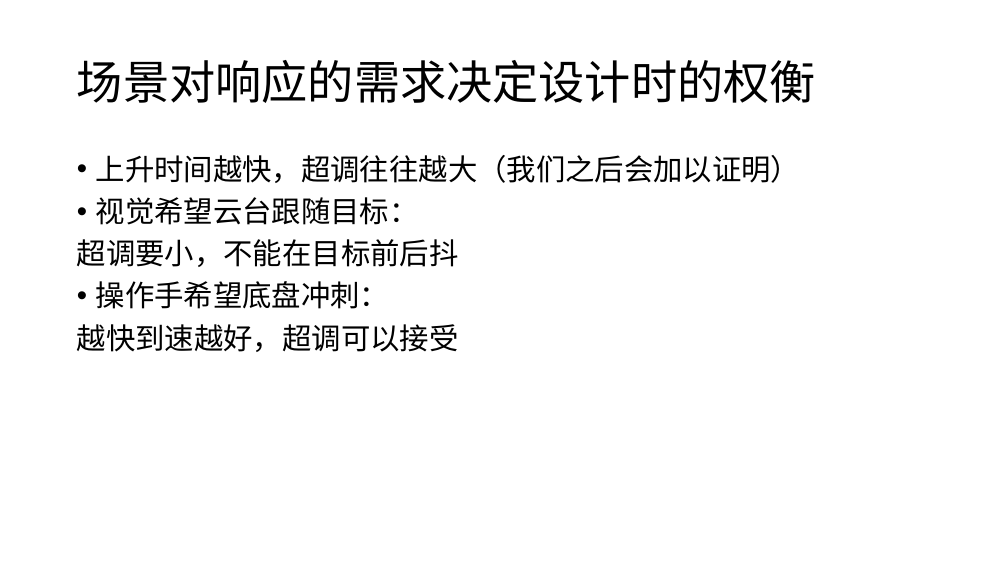
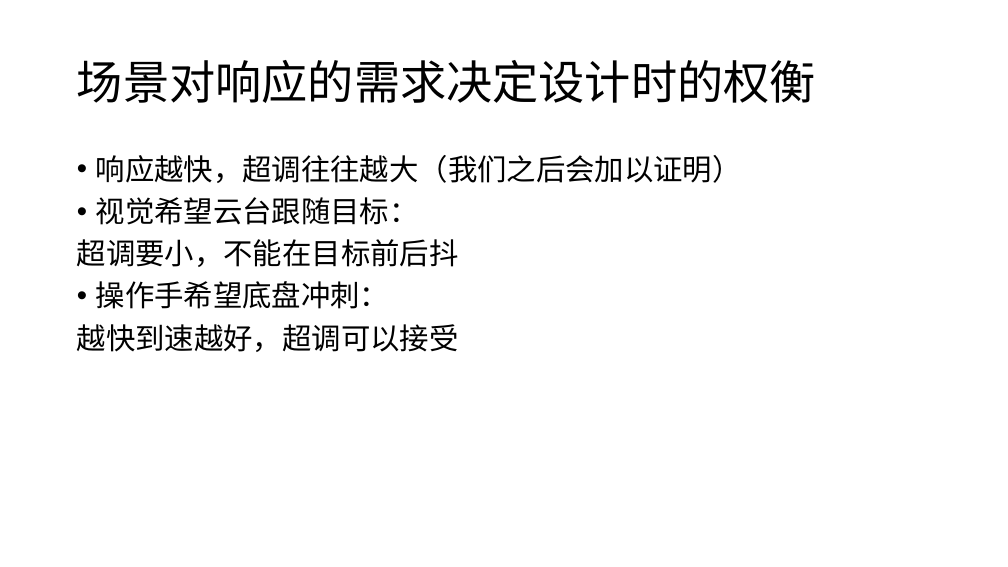
Before and after one commit to JLU-Robomaster-Embedded/embedded_tutorial, a slide deck: slide 4 of 4_控制器设计.pptx. Drawn at 1008x567 pixels with LibreOffice and Linux fonts; fonts in the diff are those of the drawing. Boxes give left, top, right and bottom in pixels: in the first picture for what was removed or moved away, otherwise in the second. Text is boxed around its words. In the diff, an @@ line names an element or a change of style, - is before the commit and + after.

```diff
--- a/4_控制器设计.pptx
+++ b/4_控制器设计.pptx
@@ text at [96,155,742,183]: text changed @@
-• 上升时间越快，超调往往越大（我们之后会加以证明）
+• 响应越快，超调往往越大（我们之后会加以证明）
```
Also in this commit, not shown: 8 other slides changed, 19 slides added, 6 slides removed.
